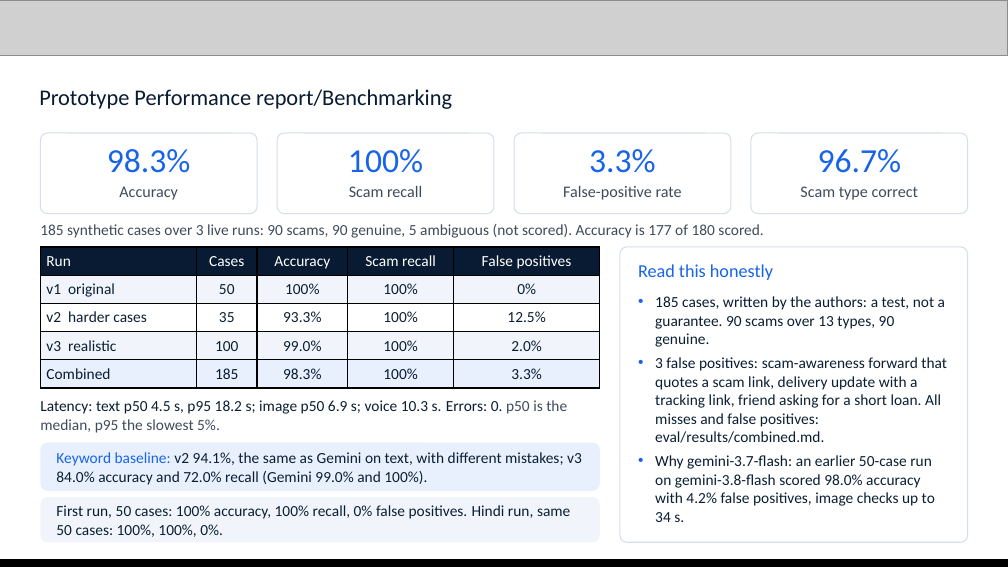
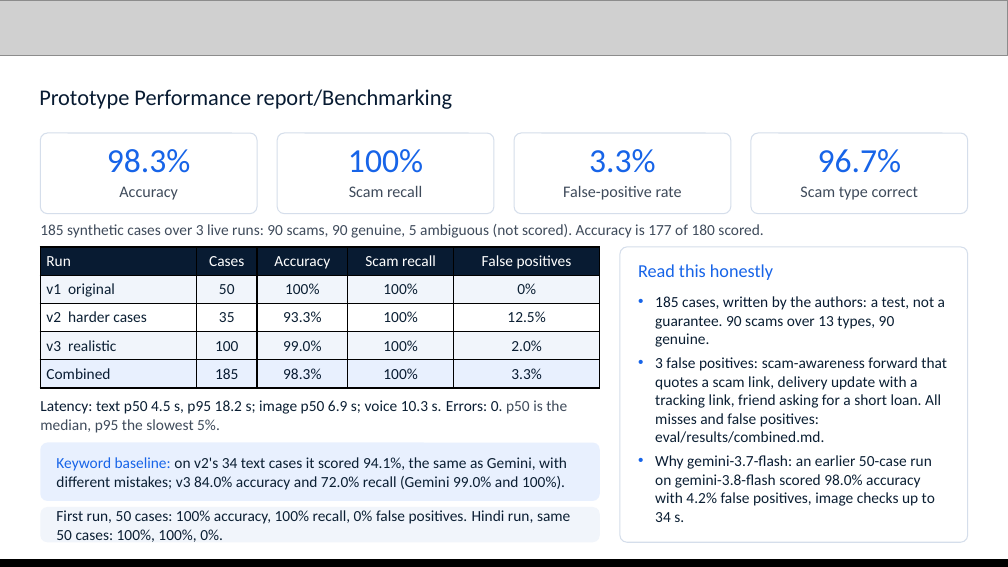
Before and after one commit to Namans12/scam-shield, a slide deck: slide 12 of docs/submission/Scam-Shield-deck.pptx. Drawn at 1008x567 pixels with LibreOffice and Linux fonts; fonts in the diff are those of the drawing; grey boxes stand for pictures. Boxes give left, top, right and bottom in pixels: in the first picture for what was removed or moved away, otherwise in the second. Text is boxed around its words. In the diff, an @@ line names an element or a change of style, - is before the commit and + after.

```diff
--- a/docs/submission/Scam-Shield-deck.pptx
+++ b/docs/submission/Scam-Shield-deck.pptx
@@ rounded rectangle: place and size @@
-rounded rectangle at (40,443,600,491)
+rounded rectangle at (40,443,600,501)
@@ rounded rectangle at (40,443,600,501): proportions changed @@
@@ text at (56,457,567,490): text changed @@
-Keyword baseline: v2 94.1%, the same as Gemini on text, with different mistakes; v3 84.0% accuracy and 72.0% recall (Gemini 99.0% and 100%).
+Keyword baseline: on v2's 34 text cases it scored 94.1%, the same as Gemini, with different mistakes; v3 84.0% accuracy and 72.0% recall (Gemini 99.0% and 100%).
@@ rounded rectangle at (40,507,600,542): proportions changed @@
@@ rounded rectangle: place and size @@
-rounded rectangle at (40,497,600,542)
+rounded rectangle at (40,507,600,542)
@@ text "First run, 50 cases: 100% ...": place and size @@
-text "First run, 50 cases: 100% ..." at (56,505,570,537)
+text "First run, 50 cases: 100% ..." at (56,510,570,542)
```
Also in this commit, not shown: 2 other files.
